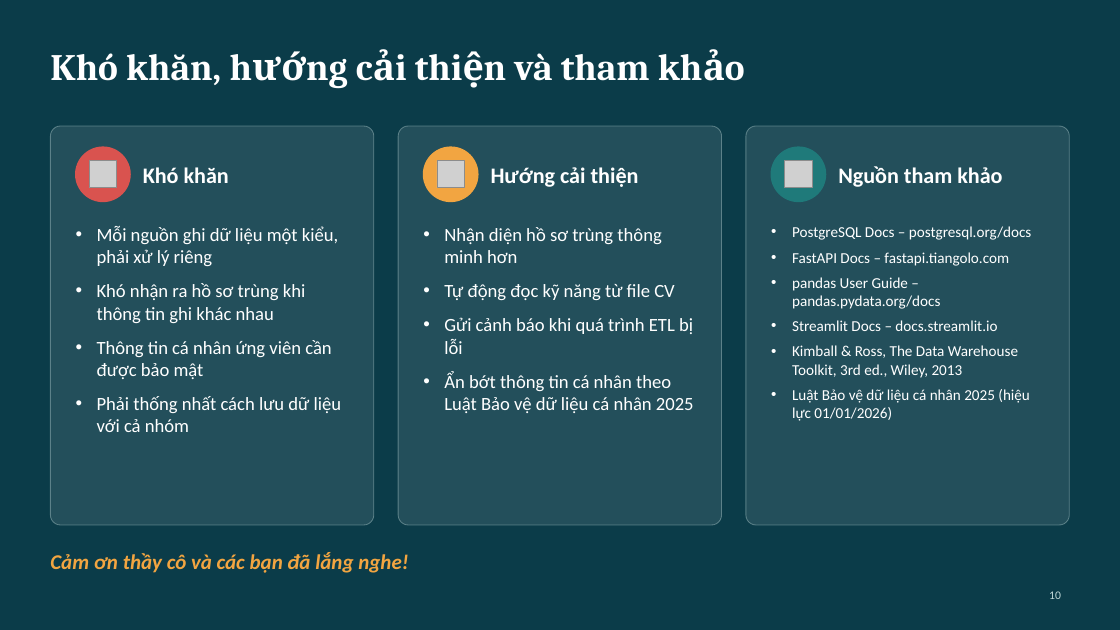
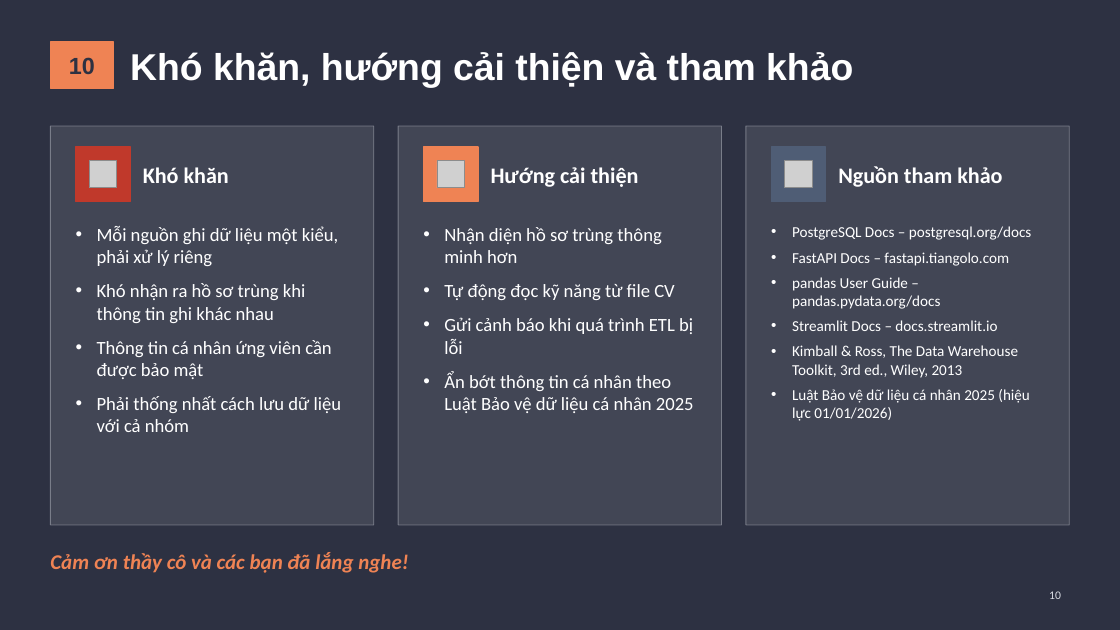
Before and after one commit to PhucHoang3010/Vietnamese-News-Classification, a slide deck: slide 10 of bai_tap_python_nhom8/task1_nguyen_phan_khanh_vy/2431540032_NguyenPhanKhanhVy.pptx. Drawn at 1120x630 pixels with LibreOffice and Linux fonts; fonts in the diff are those of the drawing; grey boxes stand for pictures. Boxes give left, top, right and bottom in pixels: in the first picture for what was removed or moved away, otherwise in the second. Text is boxed around its words. In the diff, an @@ line names an element or a change of style, - is before the commit and + after.

```diff
--- a/bai_tap_python_nhom8/task1_nguyen_phan_khanh_vy/2431540032_NguyenPhanKhanhVy.pptx
+++ b/bai_tap_python_nhom8/task1_nguyen_phan_khanh_vy/2431540032_NguyenPhanKhanhVy.pptx
@@ background #0B3C49 to #2D3142 @@
@@ title "Khó khăn, hướng cải thiện ...": place and size @@
-title "Khó khăn, hướng cải thiện ..." at box(50, 53, 650, 85)
+title "Khó khăn, hướng cải thiện ..." at box(130, 52, 853, 87)
@@ title "Khó khăn, hướng cải thiện ..." at box(130, 52, 853, 87): font Cambria to Arial @@
@@ rectangle added at box(50, 42, 113, 88), fill #EF8354, outline #EF8354 1 pt @@
@@ text added at box(69, 57, 95, 74), 20 pt, text #2D3142, bold @@
+10
@@ rounded rectangle removed at box(50, 126, 374, 525) @@
@@ rectangle added at box(50, 126, 374, 525), fill #FFFFFF at 10% opacity, outline #D9DCE3 0.75 pt @@
@@ ellipse removed at box(76, 147, 130, 202) @@
@@ rectangle added at box(76, 147, 130, 202), fill #C0392B, outline #C0392B 1 pt @@
@@ rounded rectangle removed at box(398, 126, 722, 525) @@
@@ rectangle added at box(398, 126, 722, 525), fill #FFFFFF at 10% opacity, outline #D9DCE3 0.75 pt @@
@@ ellipse removed at box(423, 147, 478, 202) @@
@@ rectangle added at box(423, 147, 478, 202), fill #EF8354, outline #EF8354 1 pt @@
@@ rounded rectangle removed at box(746, 126, 1070, 525) @@
@@ rectangle added at box(746, 126, 1070, 525), fill #FFFFFF at 10% opacity, outline #D9DCE3 0.75 pt @@
@@ ellipse removed at box(771, 147, 826, 202) @@
@@ rectangle added at box(771, 147, 826, 202), fill #4F5D75, outline #4F5D75 1 pt @@
@@ text "Cảm ơn thầy cô và ..." at box(50, 552, 408, 573): text colour #F2A541 to #EF8354 @@
@@ page number at box(1049, 591, 1061, 599): text colour #BFD8D8 to #D9DCE3 @@
```
Also in this commit, not shown: 9 other slides changed.
